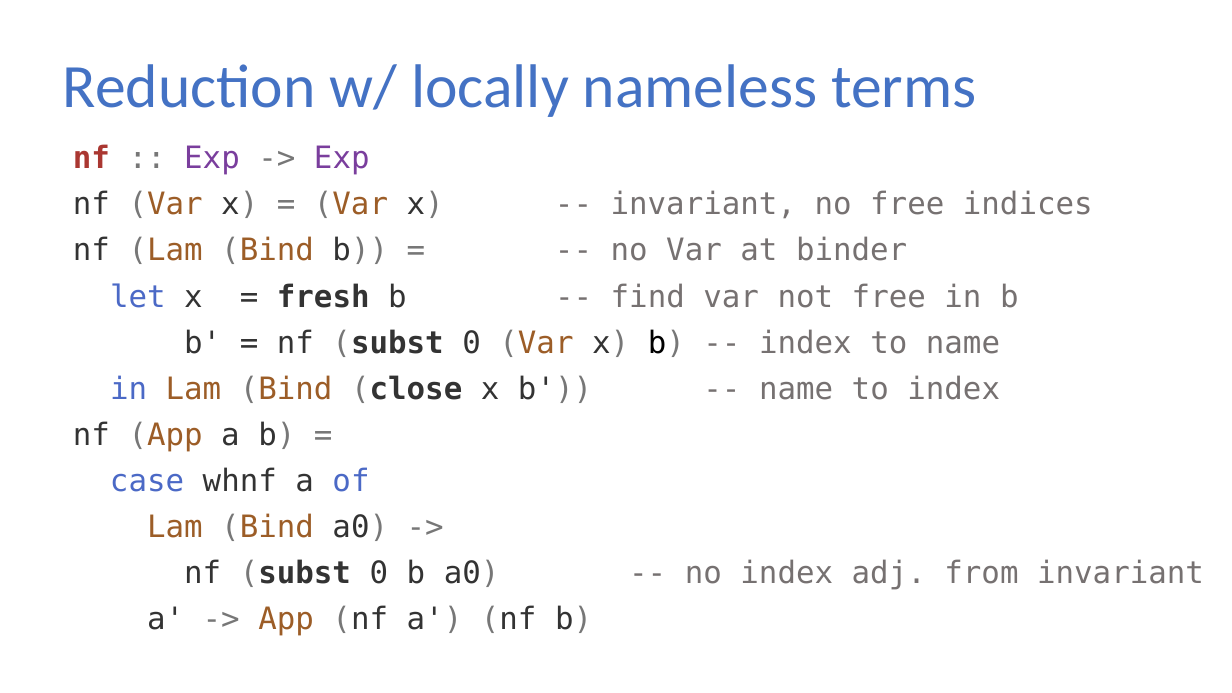
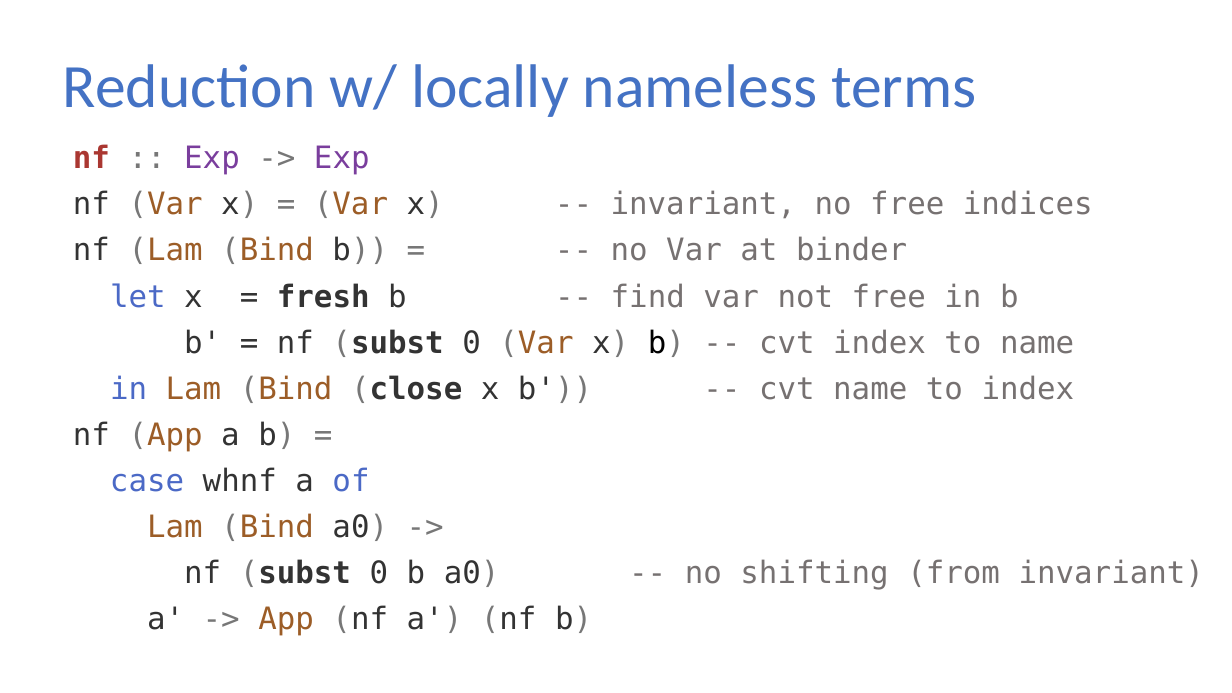
Before and after one commit to sweirich/lambda-n-ways, a slide deck: slide 15 of ifl-2021.pptx. Drawn at 1232x693 pixels with LibreOffice and Linux fonts; fonts in the diff are those of the drawing. Boxes give left, top, right and bottom in pixels: in the first picture for what was removed or moved away, otherwise in the second. Text is boxed around its words. In the diff, an @@ line names an element or a change of style, - is before the commit and + after.

```diff
--- a/ifl-2021.pptx
+++ b/ifl-2021.pptx
@@ text at [110,329,1075,403]: text changed @@
-b' = nf (subst 0 (Var x) b) -- index to name
-in Lam (Bind (close x b')) -- name to index
+b' = nf (subst 0 (Var x) b) -- cvt index to name
+in Lam (Bind (close x b')) -- cvt name to index
@@ text at [184,559,1204,590]: text changed @@
-nf (subst 0 b a0) -- no index adj. from invariant
+nf (subst 0 b a0) -- no shifting (from invariant)
```
Also in this commit, not shown: 2 other slides changed, 1 other file.
